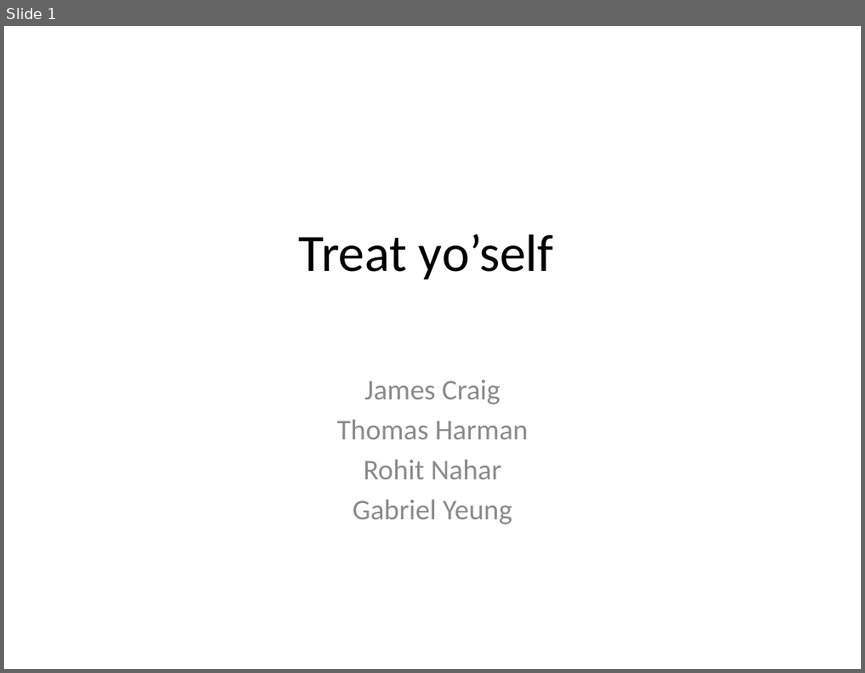
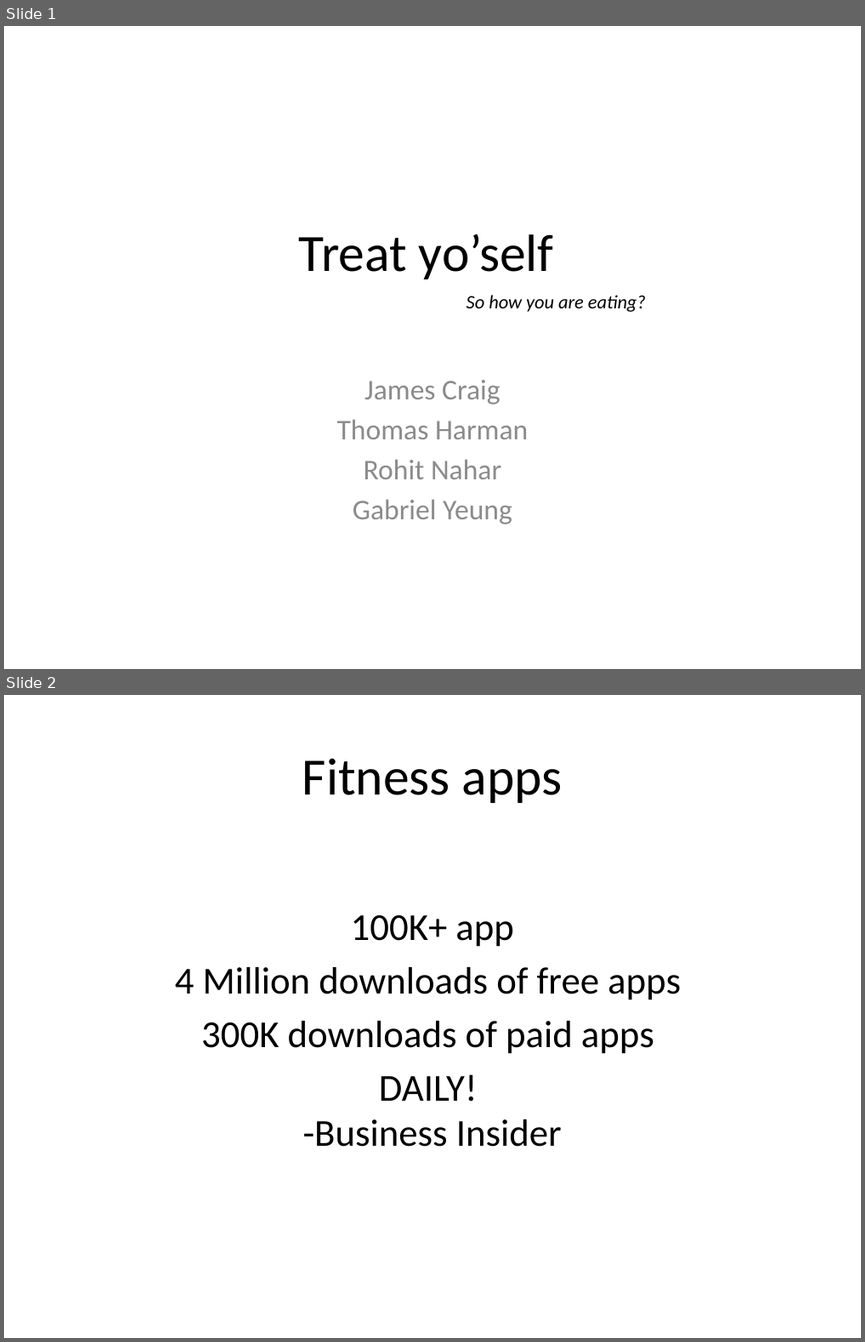
Before and after one commit to gabrielyeung/workshop, a slide deck: www/docs/treatyoself.pptx. Shown one above the other, each under a label of ours: slide 1 before the commit, slides 1 and 2 after it. The pictures are 865x673 and 865x1342 pixels, drawn with LibreOffice and Linux fonts; fonts in the diff are those of the drawing. Boxes give left, top, right and bottom in pixels: in the first picture for what was removed or moved away, otherwise in the second. Text is boxed around its words. In the diff, an @@ line names an element or a change of style, - is before the commit and + after.

```diff
--- a/www/docs/treatyoself.pptx
+++ b/www/docs/treatyoself.pptx
@@ slide 2 added at [4, 695, 861, 1338], background #FFFFFF @@
@@ title added at [302, 758, 562, 803], 44 pt, text #000000 @@
+Fitness apps
@@ text added at [175, 915, 681, 1146], 32 pt, text #000000 @@
+100K+ app
+4 Million downloads of free apps
+300K downloads of paid apps
+DAILY!
+-Business Insider
@@ slide 1 changed as well @@
@@ text added at [466, 295, 646, 312], 16 pt, text #000000, italic @@
+So how you are eating?
```
Also in this commit, not shown: 7 other slides added.
